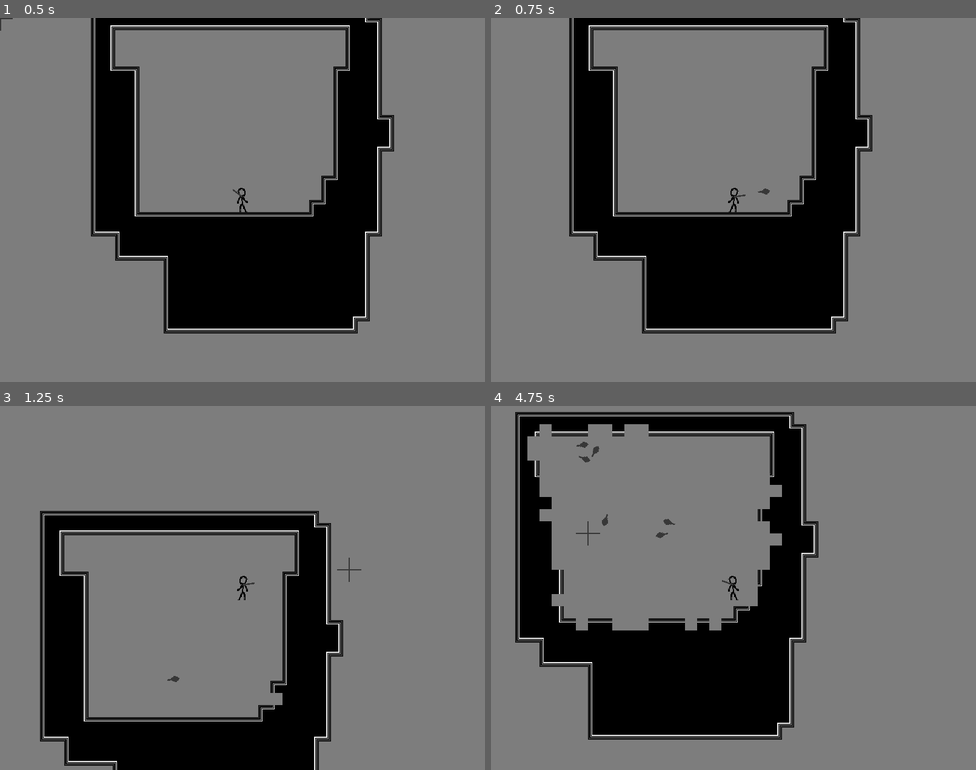
Above: before the commit, frames 1-4 (two rows, left to right).
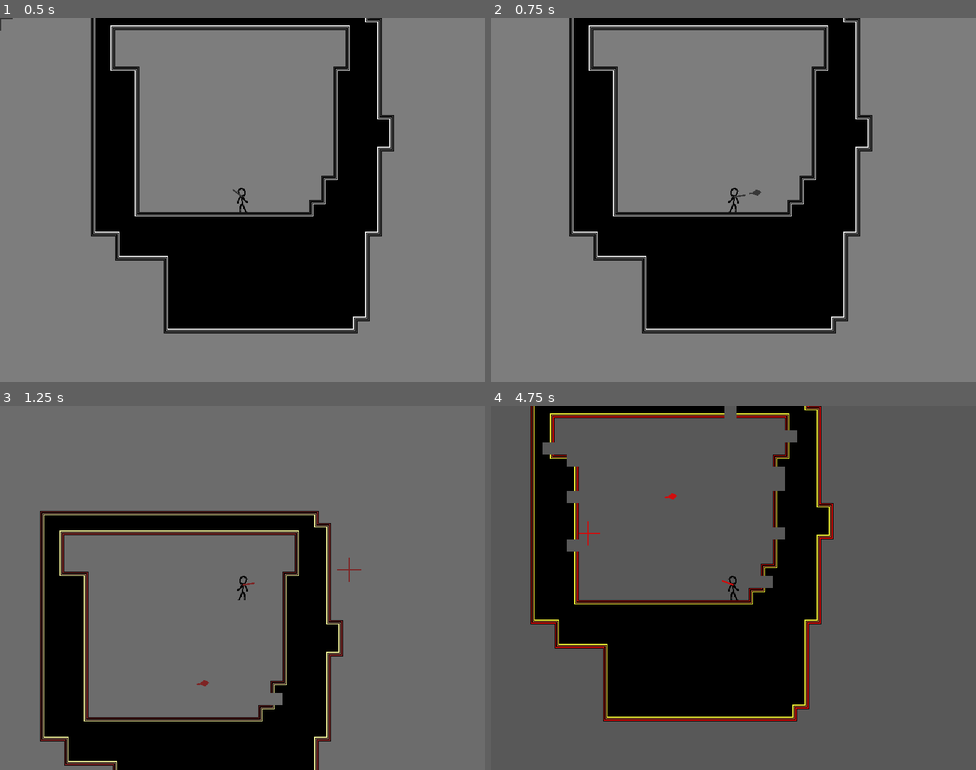
Above: after the commit, the same moments.

Repository: emmawithanE/Frisbee
Game: Godot game, scene res://scenes/World.tscn
The game is run twice, just before and just after one commit, with the same random seed, the same clock (stepped at 60 frames per second) and the same inputs.
Inputs (mouse positions are in pixels of both pictures, inside the frame that each line leads up to):
- Up to frame 1 (0.5 s): no input
- Up to frame 2 (0.75 s): tap Enter at 0.5 s; move the mouse to (840, 181) at 0.52 s; hold Right (ui_right) from 0.53 s (still down); click (840, 181) at 0.6 s
- Up to frame 3 (1.25 s): keep holding Right (ui_right); tap Up (ui_up) at 0.77 s
- Up to frame 4 (4.75 s): move the mouse to (636, 606) at 1.27 s; click (636, 606) at 1.35 s; tap Up (ui_up) at 1.52, 3.02, 3.77, 4.52 s; tap Space at 2 s; move the mouse to (782, 507) at 2.02 s; release Right (ui_right) at 2.03 s; hold Left (ui_left) 2.03-2.78 s; click (782, 507) at 2.1 s; move the mouse to (709, 660) at 2.77 s; hold Right (ui_right) 2.78-4.28 s; click (709, 660) at 2.85 s; move the mouse to (879, 642) at 3.52 s; click (879, 642) at 3.6 s; move the mouse to (588, 533) at 4.27 s; hold Left (ui_left) from 4.28 s (still down); click (588, 533) at 4.35 s

Frame 1 is identical in both runs. In frame 2, less than 0.1% of the frame differs, in the area x 53-58%, y 46-49%; in frame 3, 2.4%; in frame 4, 84%, in the area x 0-100%, y 0-100%.

Commit message:
grabbing, saturation

Diff:
--- a/scenes/Floor.gd
+++ b/scenes/Floor.gd
@@ -12,4 +12,5 @@
 
 func ball_collision(ball, collision):
 	set_cellv(collision.get_collider().world_to_map(collision.get_position() - collision.get_normal()), -1)
-	ball.vel = ball.vel.bounce(collision.get_normal()) * 1.1;
+	ball.vel = ball.vel.bounce(collision.get_normal())
+	ball.increase_speed()
--- a/scenes/Player.gd
+++ b/scenes/Player.gd
@@ -6,6 +6,12 @@
 const JUMP = 600
 const UP = Vector2(0,-1)
 
+enum ShootingStates {
+	Empty, Ready, Grabbing, GrabBackswing
+}
+var shooting_state = ShootingStates.Ready # start with a bullet
+const GRAB_LENGTH = 0.5
+const GRAB_BACKSWING_LENGTH = 0.5
 # Get bullet resource from outside
 export (PackedScene) var bullet
 
@@ -17,7 +23,6 @@
 
 # Called every frame. 'delta' is the elapsed time since the previous frame.
 func _physics_process(_delta):
-
 	$Pointing.look_at(get_global_mouse_position())
 
 	var pointdir = fposmod($Pointing.rotation_degrees, 360)
@@ -28,12 +33,25 @@
 		$Sprite.flip_h = false
 
 	if Input.is_action_just_pressed("click"):
-		# print("Click!")
-		var shot_instance = bullet.instance()
-		shot_instance.position = $Pointing/End.global_position
-		shot_instance.rotation = $Pointing.rotation
-		get_parent().add_child(shot_instance)
-		# print("Shot fired.")
+		match shooting_state:
+			ShootingStates.Ready:
+				# print("Click!")
+				var shot_instance = bullet.instance()
+				shot_instance.position = $Pointing/End.global_position
+				shot_instance.rotation = $Pointing.rotation
+				get_parent().add_child(shot_instance)
+				# print("Shot fired.")
+				shooting_state = ShootingStates.Empty
+			ShootingStates.Empty:
+				$Timer.start(GRAB_LENGTH)
+				shooting_state = ShootingStates.Grabbing
+				print("setting ss to grabbing")
+			ShootingStates.Grabbing:
+				pass
+			ShootingStates.GrabBackswing:
+				pass
+			_:
+				assert(false, "unhandled shooting state " + str(shooting_state))
 
 	vel.y += GRAV
 
@@ -57,8 +75,22 @@
 
 	vel = move_and_slide(vel,UP)
 
-	pass
+func timeout():
+	match shooting_state:
+		ShootingStates.Grabbing:
+			shooting_state = ShootingStates.GrabBackswing
+			$Timer.start(GRAB_BACKSWING_LENGTH)
+			print("setting ss to backswing")
+		ShootingStates.GrabBackswing:
+			print("setting ss to empty")
+			shooting_state = ShootingStates.Empty
+		_:
+			assert(false, "shooting state=" + str(shooting_state) + " when timer ended")
 
 func ball_collision(ball, collision):
-	# die
-	pass
+	print("ball collision")
+	print("ss == " + str(shooting_state))
+	if shooting_state == ShootingStates.Grabbing:
+		ball.die()
+		shooting_state = ShootingStates.Ready
+		$Timer.stop()
--- a/scenes/Player.tscn
+++ b/scenes/Player.tscn
@@ -30,3 +30,5 @@
 
 [node name="End" type="Position2D" parent="Pointing"]
 position = Vector2( 16, 0 )
+
+[node name="Timer" type="Timer" parent="."]
--- a/scenes/Shot.gd
+++ b/scenes/Shot.gd
@@ -1,13 +1,15 @@
 extends KinematicBody2D
 
-export (int) var speed
+const MIN_SPEED = 200
+const MAX_SPEED = 800
 
 var vel = Vector2()
 
 # Called when the node enters the scene tree for the first time.
 func _ready():
 	# print("Bullet ready function.")
-	vel = Vector2(speed,0).rotated(rotation)
+	vel = Vector2(MIN_SPEED ,0).rotated(rotation)
+	Signals.emit_signal("speed_changed", get_instance_id(), MIN_SPEED)
 	pass
 
 # Called every frame. 'delta' is the elapsed time since the previous frame.
@@ -16,3 +18,13 @@
 	if collision:
 		if (collision.get_collider().has_method("ball_collision")):
 			collision.get_collider().ball_collision(self, collision)
+
+func increase_speed():
+	var v = vel.length()
+	var new_v = min(MAX_SPEED, v + (MAX_SPEED-v)/4)
+	vel = vel.normalized() * new_v
+	Signals.emit_signal("speed_changed", get_instance_id(), new_v)
+
+func die():
+	queue_free()
+	Signals.emit_signal("speed_changed", get_instance_id(), 0)
--- a/scenes/Shot.tscn
+++ b/scenes/Shot.tscn
@@ -8,7 +8,6 @@
 
 [node name="Node2D" type="KinematicBody2D" groups=["players"]]
 script = ExtResource( 2 )
-speed = 300
 
 [node name="Sprite" type="Sprite" parent="."]
 texture = ExtResource( 1 )
--- a/scenes/Speedsaturator.gd
+++ b/scenes/Speedsaturator.gd
@@ -1,8 +1,18 @@
 extends TextureRect
+
+# ball id => speed
+var speeds = {}
 
 func _ready():
 	Signals.connect("speed_changed", self, "_speed_changed")
 
-func _speed_changed(speed):
-	print("speed changed to " + str(speed))
-	material.set_shader_param("amount", (speed-Globals.min_speed) / (Globals.max_speed))
+func _speed_changed(id, s):
+	if s == 0:
+		speeds.erase(id)
+	else:
+		speeds[id] = s
+	var total_speed = 0
+	for i in speeds.values():
+		total_speed += i
+	print("speed changed to " + str(total_speed))
+	material.set_shader_param("amount", (total_speed) / (1000))
